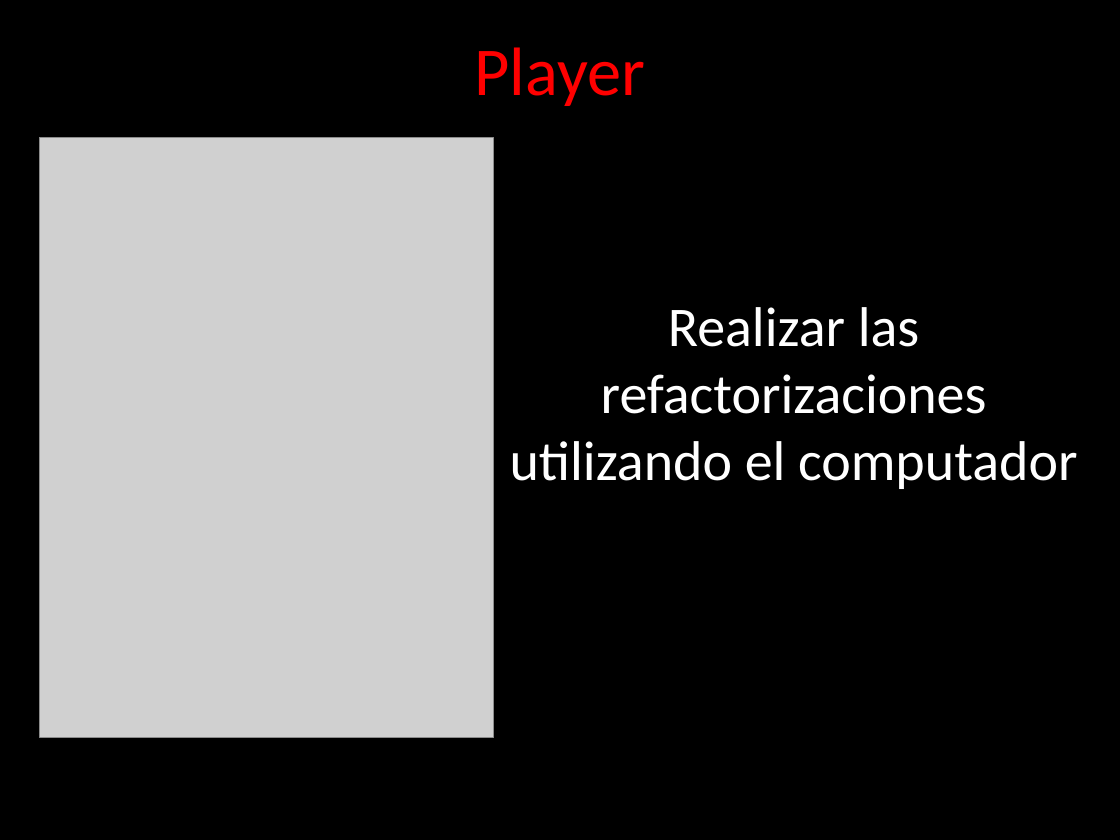
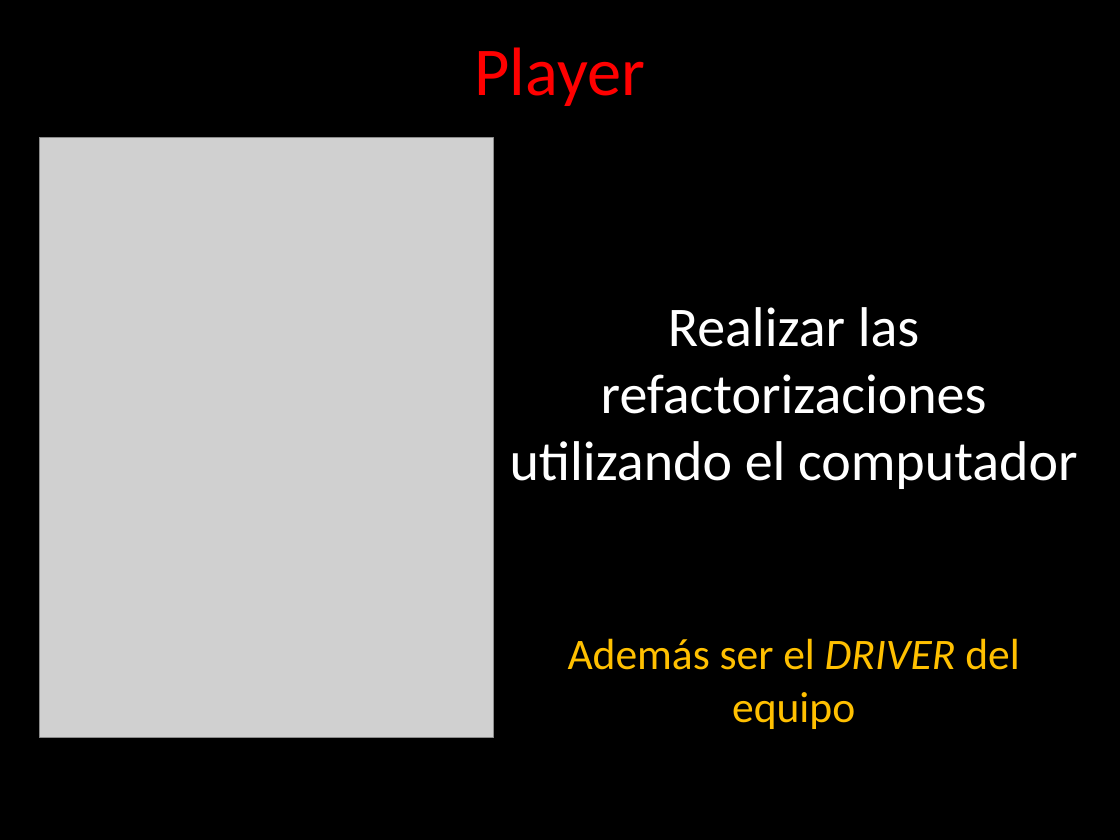
Before and after one commit to angelnunezsalazar/Refactoring-Golf, a slide deck: slide 4 of ppt/Diapositivas.pptx. Drawn at 1120x840 pixels with LibreOffice and Linux fonts; fonts in the diff are those of the drawing; grey boxes stand for pictures; background and template pictures are left out. Boxes give left, top, right and bottom in pixels: in the first picture for what was removed or moved away, otherwise in the second. Text is boxed around its words. In the diff, an @@ line names an element or a change of style, - is before the commit and + after.

```diff
--- a/ppt/Diapositivas.pptx
+++ b/ppt/Diapositivas.pptx
@@ text added at bbox=[568, 638, 1019, 729], 28 pt, text #FFC000 @@
+Además ser el DRIVER del equipo
```
Also in this commit, not shown: 4 other slides changed, 13 other files.
